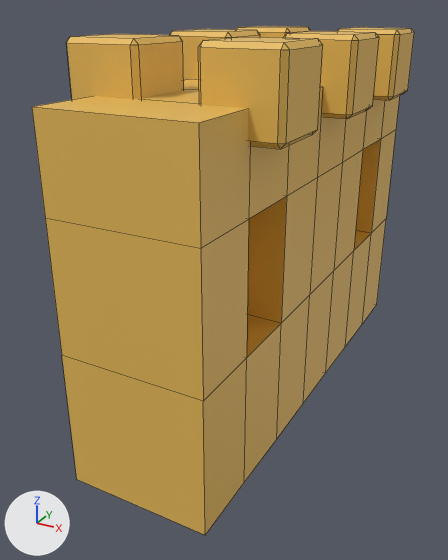
Two versions of the FBX model Assets/_Project/Models/SandWall.fbx, one commit apart.
The view is the same before and after, from a 50 mm lens placed at (1.6, -3.46, 1.38), pointed at (-0.16, -0.26, -0.22). The axes (+X, +Y, +Z) are drawn at lower left. The lights are the same throughout. The older version comes first. Mesh edges are drawn as thin lines. Vertices at exactly the same position are counted once.

The scene before the commit, as lines of its bpy script (objects in view):
```python
mat_material_006 = principled_material('Material.006')
mat_material_006.base_color = (0.8, 0.491, 0.0974)  # orange #e7ba58
me_cube_006 = bpy.data.meshes.new('Cube.006')
me_cube_006.from_pydata(...)  # 216 vertices, 226 faces; spans x -1.0..4.47, y -2.92..11.23, z -9.76..1.0
# faces by material slot: [216, 10]
me_cube_006.materials.append(mat_material_006)  # orange #e7ba58
me_cube_006.materials.append(mat_material_005)  # orange #e7ab3e
ob_cube_005 = bpy.data.objects.new('Cube.005', me_cube_006)
ob_cube_005.location = (-0.364, -0.872, 1.049)
ob_cube_005.scale = (0.21, 0.21, 0.21)
```
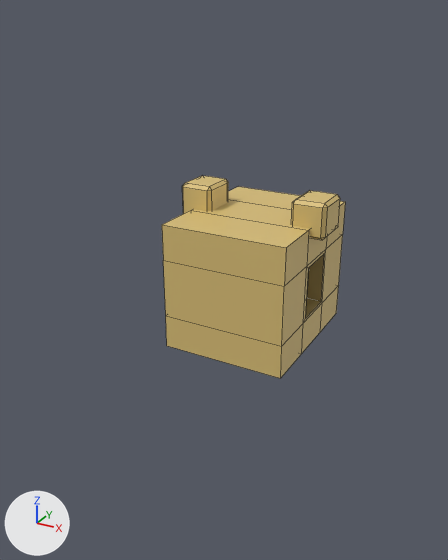
Pixel boxes (x1, y1, x2, y2) of what changed, in the pictures (448 x 560 px; the box of a moved part takes in the faces that stretch with it):
'Cube.005', recoloured, reshaped, moved, rescaled (52% narrower, 60% shorter)
    before: (32, 26, 414, 535)
    after: (162, 176, 345, 378)
part 1 of me_cube_006, moved or reshaped
    before: (66, 34, 184, 100)
    after: (291, 190, 340, 240)
part 2 of me_cube_006, moved or reshaped
    before: (198, 37, 323, 149)
    after: (182, 176, 228, 214)
part 3 of me_cube_006, added (yellow)
    after: (162, 187, 345, 378)
part 4 of me_cube_006, deleted (orange)
    before: (236, 26, 311, 38)
part 5 of me_cube_006, deleted (orange)
    before: (283, 31, 379, 119)
part 6 of me_cube_006, deleted (orange)
    before: (337, 27, 414, 100)
part 7 of me_cube_006, deleted (orange)
    before: (170, 29, 260, 80)
part 8 of me_cube_006, deleted (orange)
    before: (32, 79, 400, 535)

What changed in the scene script:
```text
Change mat_material_006:
    mat_material_006.base_color: (0.8, 0.491, 0.0974) -> (0.694, 0.515, 0.181)  # orange #e7ba58 -> yellow #d9be76
Add mat_material_008:
    mat_material_008 = principled_material('Material.008')
    mat_material_008.base_color = (0.356, 0.266, 0.0976)  # yellow #a18d58
Change me_cube_006:
    used by ob_cube_005; location = (-0.364, -0.872, 1.049); scale = (0.21, 0.21, 0.21)
    remove me_cube_006.from_pydata(...)  # 216 vertices, 226 faces; spans x -1.0..4.47, y -2.92..11.23, z -9.76..1.0
    add me_cube_006.from_pydata(...)  # 88 vertices, 90 faces; spans x -0.55..0.45, y -0.5..0.5, z -0.66..0.34
    me_cube_006 part 1: the loose piece of 24 vertices spanning x -1.0..1.0, y -1.0..1.0, z -1.0..1.0 is scaled about its middle by (0.106, 0.13, 0.109), then moved by (0.34, 0.0, 0.22)
    me_cube_006 part 2: the loose piece of 24 vertices spanning x 2.47..4.47, y -1.0..1.0, z -1.0..1.0 is scaled about its middle by (0.106, 0.13, 0.109), then moved by (-3.91, 0.0, 0.22)
    me_cube_006 part 3: a new loose piece of 40 vertices spanning x -0.46..0.36, y -0.5..0.5, z -0.66..0.18
    me_cube_006 part 4: the loose piece of 24 vertices spanning x -1.0..1.0, y 7.12..9.12, z -1.0..1.0 is deleted
    me_cube_006 part 5: the loose piece of 24 vertices spanning x 2.47..4.47, y 3.18..5.18, z -1.0..1.0 is deleted
    me_cube_006 part 6: the loose piece of 24 vertices spanning x 2.47..4.47, y 7.12..9.12, z -1.0..1.0 is deleted
    me_cube_006 part 7: the loose piece of 24 vertices spanning x -1.0..1.0, y 3.18..5.18, z -1.0..1.0 is deleted
    me_cube_006 part 8
    72 vertices are removed from x -0.22..3.69, y -2.92..11.23, z -9.76..-0.23
    70 faces are deleted
    remove me_cube_006.materials.append(mat_material_005)  # orange #e7ab3e
    add me_cube_006.materials.append(mat_material_008)  # yellow #a18d58
Change ob_cube_005:
    ob_cube_005.scale: (0.21, 0.21, 0.21) -> (1.0, 1.0, 1.0)
    ob_cube_005.location: (-0.364, -0.872, 1.049) -> (0.0, 0.0, 0.0)
```
